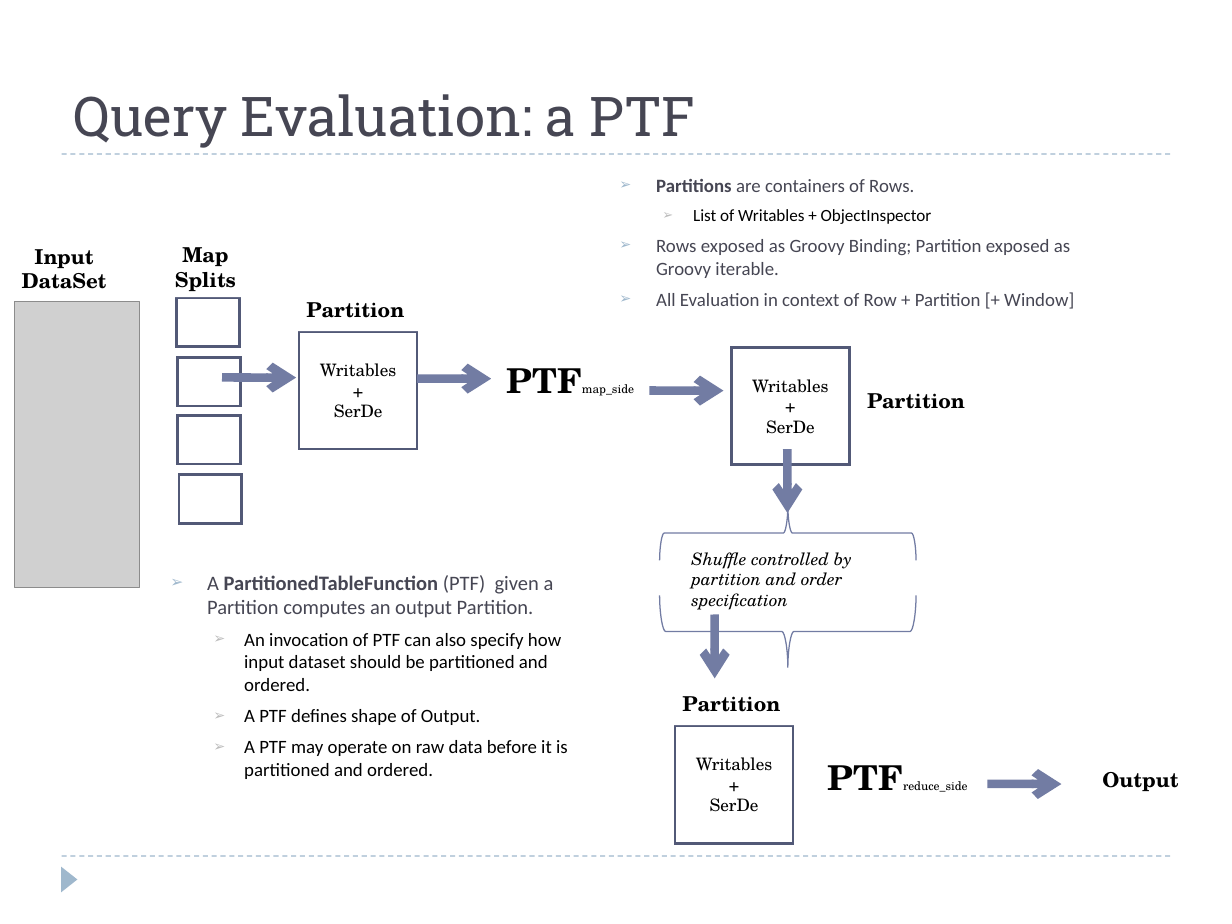
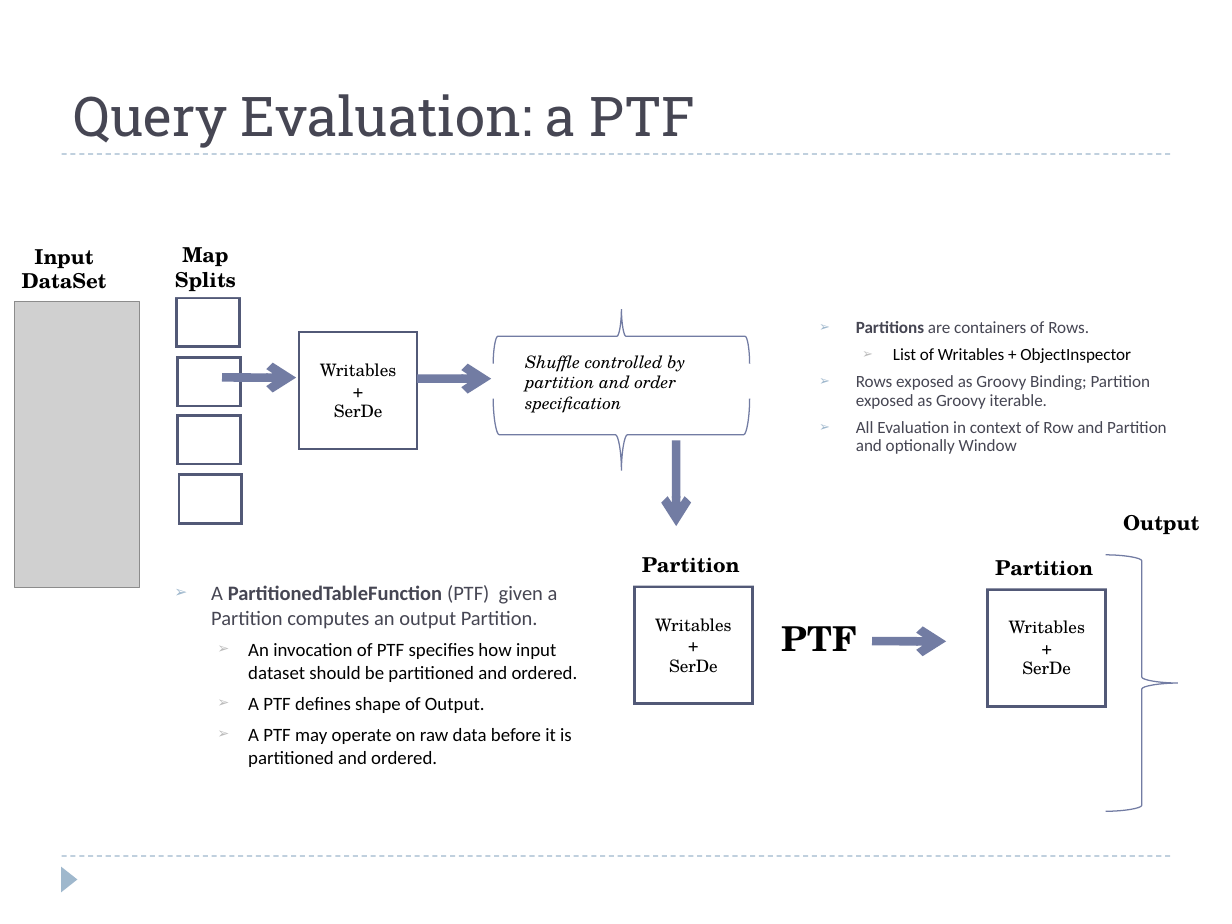
Before and after one commit to hbutani/SQLWindowing, a slide deck: slide 16 of docs/SQW.ppt (slide 18 before the commit). Drawn at 1232x924 pixels with LibreOffice and Linux fonts; fonts in the diff are those of the drawing; grey boxes stand for pictures. Boxes give left, top, right and bottom in pixels: in the first picture for what was removed or moved away, otherwise in the second. Text is boxed around its words. In the diff, an @@ line names an element or a change of style, - is before the commit and + after.

```diff
--- a/docs/SQW.ppt
+++ b/docs/SQW.ppt
@@ 2 freeform shapes, 1 text: place and size @@
-2 freeform shapes, 1 text at <box>659,506,916,668</box>
+2 freeform shapes, 1 text at <box>493,309,750,471</box>
@@ text "Partitions are containers of Rows.": place and size @@
-text "Partitions are containers of Rows." at <box>656,179,1074,309</box>
+text "Partitions are containers of Rows." at <box>856,321,1166,454</box>
@@ text at <box>856,321,1150,409</box>: size 11 to 10 pt in "Partitions are containers of Rows.", "Rows exposed as Groovy Binding; Partition exposed ..."; line spacing 1 to 0.9 @@
@@ text removed at <box>582,384,634,396</box> @@
-PTFmap_side
@@ text removed at <box>867,393,965,409</box> @@
-Partition
@@ arrow moved from (787, 450) - (787, 513) to (676, 440) - (676, 526) @@
@@ text at <box>856,421,1166,454</box>: text changed; size 11 to 10 pt @@
-  ➢ All Evaluation in context of Row + Partition [+ Window]
+  ➢ All Evaluation in context of Row and Partition and optionally Window
@@ text "Output": place and size @@
-text "Output" at <box>1102,772,1178,791</box>
+text "Output" at <box>1123,515,1199,534</box>
@@ text "Partition": place and size @@
-text "Partition" at <box>306,302,404,318</box>
+text "Partition" at <box>995,560,1093,576</box>
@@ freeform shape added at <box>1106,554,1179,811</box>, outline #727CA3 0.74 pt @@
@@ text "A PartitionedTableFunction (PTF) given a ...": place and size @@
-text "A PartitionedTableFunction (PTF) given a ..." at <box>207,575,568,779</box>
+text "A PartitionedTableFunction (PTF) given a ..." at <box>211,585,578,767</box>
@@ 2 texts, 1 rectangle: place and size @@
-2 texts, 1 rectangle at <box>675,696,793,843</box>
+2 texts, 1 rectangle at <box>634,557,753,703</box>
@@ rectangle: place and size @@
-rectangle at <box>732,347,850,464</box>
+rectangle at <box>988,589,1106,706</box>
@@ arrow removed from (715, 615) to (715, 679) @@
@@ text added at <box>782,626,857,651</box>, 20 pt, text #000000, bold @@
+PTF
@@ text "Writables": place and size @@
-text "Writables" at <box>752,379,828,434</box>
+text "Writables" at <box>1009,620,1085,675</box>
@@ text at <box>248,643,578,682</box>: text changed @@
-    ➢ An invocation of PTF can also specify how input dataset should be partitioned and ordered.
+    ➢ An invocation of PTF specifies how input dataset should be partitioned and ordered.
@@ arrow moved from (649, 391) - (723, 391) to (872, 641) - (946, 642) @@
@@ text removed at <box>903,781,968,792</box> @@
-PTFreduce_side
@@ arrow removed from (987, 784) to (1062, 784) @@
```
Also in this commit, not shown: 16 other slides changed, 5 slides added.
